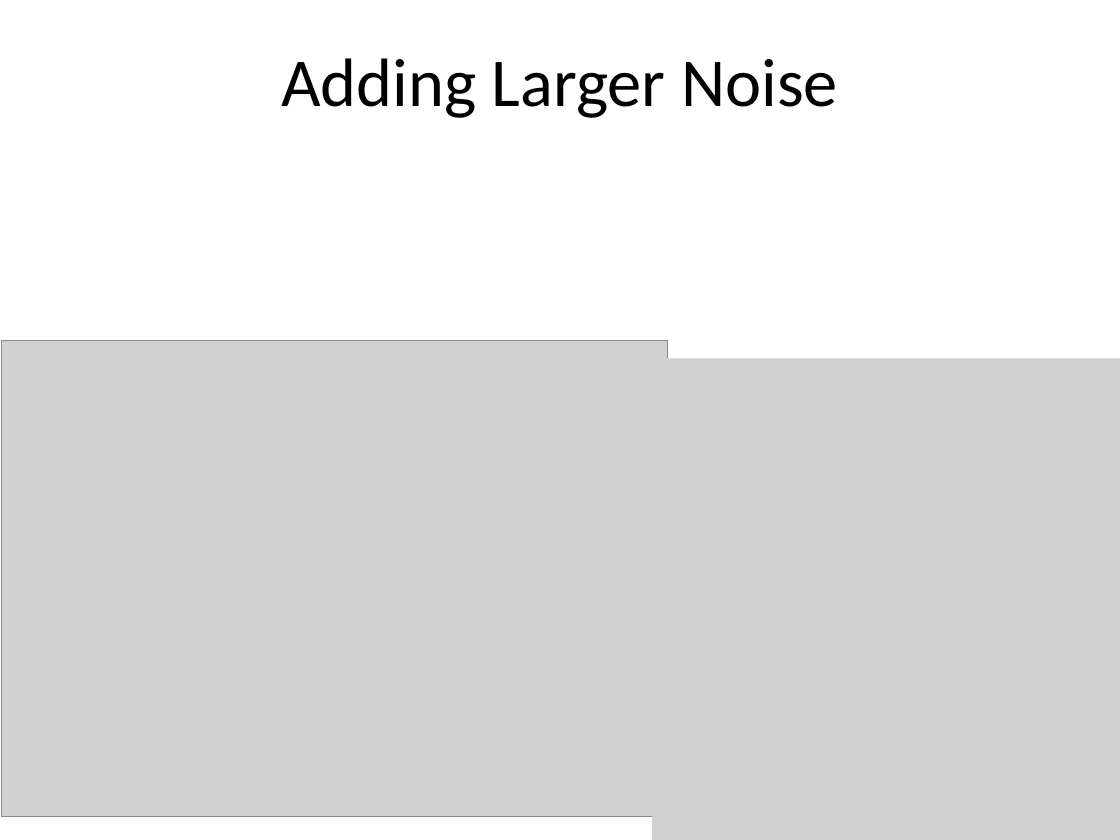
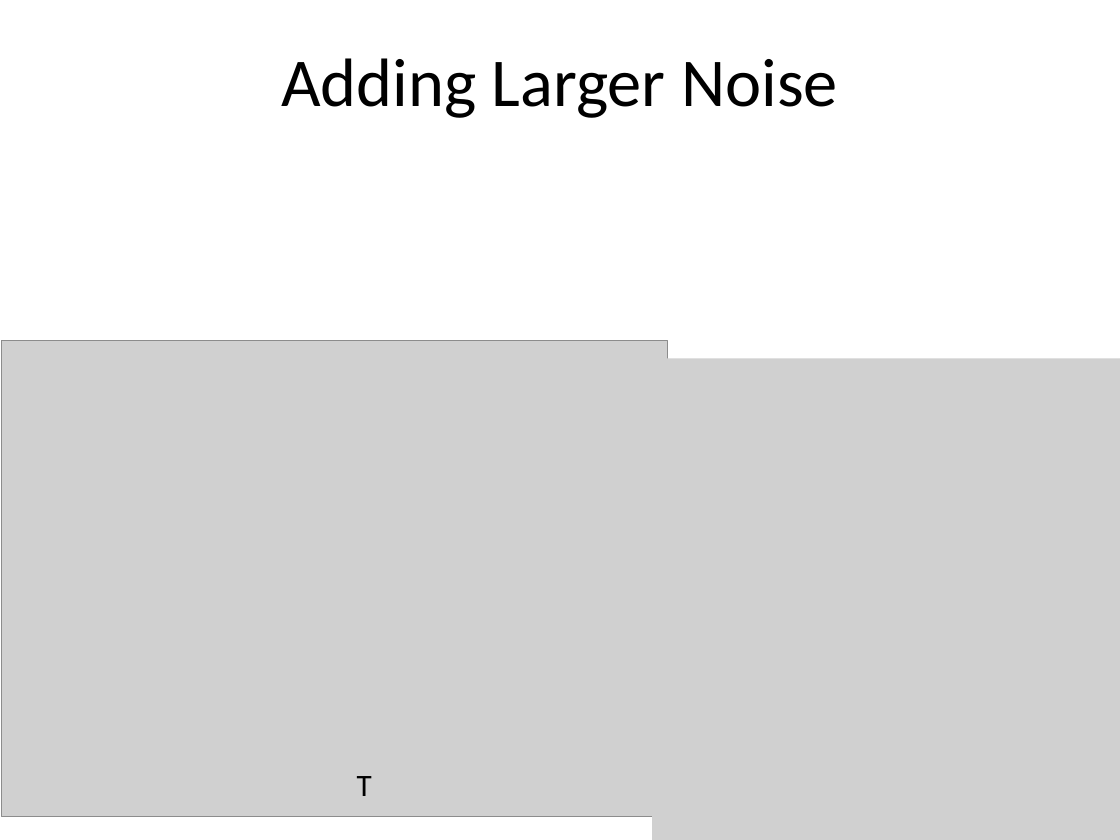
Before and after one commit to gulaoshi/gu.github.io, a slide deck: slide 11 of AdvOS/PPT+papers/Gu-DiffPriv.pptx. Drawn at 1120x840 pixels with LibreOffice and Linux fonts; fonts in the diff are those of the drawing; grey boxes stand for pictures. Boxes give left, top, right and bottom in pixels: in the first picture for what was removed or moved away, otherwise in the second. Text is boxed around its words. In the diff, an @@ line names an element or a change of style, - is before the commit and + after.

```diff
--- a/AdvOS/PPT+papers/Gu-DiffPriv.pptx
+++ b/AdvOS/PPT+papers/Gu-DiffPriv.pptx
@@ text added at [357,776,372,796], 20 pt, text #000000 @@
+T
```
Also in this commit, not shown: 1 other slide changed, 2 other files.
